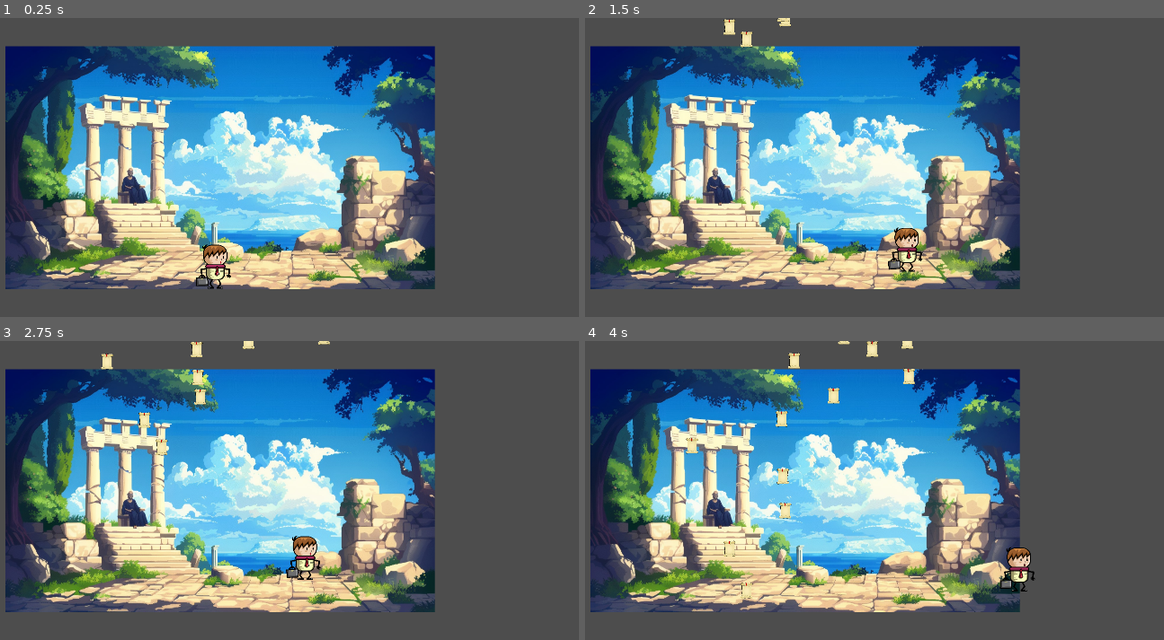
Above: before the commit, frames 1-4 (two rows, left to right).
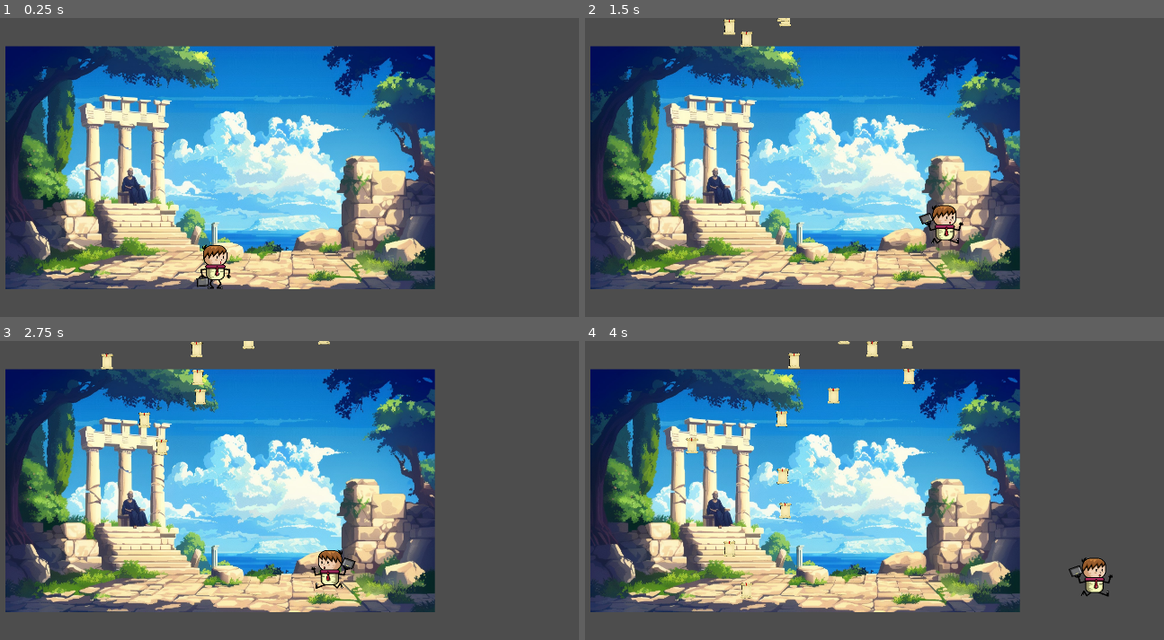
Above: after the commit, the same moments.

Repository: volkanogretmen/itp-godot-funovation
Game: Godot game, scene res://scenes/game.tscn
Two runs of this game, one before a commit and one after it. Both use one fixed random seed, a clock stepped at 60 frames per second and the inputs below.
Inputs:
- Up to frame 1 (0.25 s): no input
- Up to frame 2 (1.5 s): tap Enter (ui_accept) at 0.5, 0.6 s; hold Right (ui_right) from 0.53 s (still down); tap Space (jump, bound only after the commit) at 0.77, 0.8, 1.07, 1.35 s
- Up to frame 3 (2.75 s): tap Space (jump, bound only after the commit) at 1.52, 1.82, 2.3 s; tap Enter (ui_accept) at 1.55, 2.1 s; release Right (ui_right) at 2.03 s; hold Left (ui_left) from 2.03 s (still down)
- Up to frame 4 (4 s): release Left (ui_left) at 2.78 s; hold Right (ui_right) from 2.78 s (still down); tap Enter (ui_accept) at 2.85 s; tap Space (jump, bound only after the commit) at 3.02, 3.32, 3.6, 3.77 s

The runs differ from the first frame. In frame 1, 0.2% of the frame differs, in the area x 33-40%, y 75-91%; in frame 2, 1.0%; in frame 3, 1.0%; in frame 4, 1.1%, in the area x 71-92%, y 69-86%.

Commit message:
animaties

Diff:
--- a/Scenes/player.tscn
+++ b/Scenes/player.tscn
@@ -1,14 +1,44 @@
-[gd_scene load_steps=9 format=3 uid="uid://dylpg8vxeay4i"]
+[gd_scene load_steps=14 format=3 uid="uid://dylpg8vxeay4i"]
 
 [ext_resource type="Script" path="res://scripts/player.gd" id="1_hadjs"]
 [ext_resource type="Texture2D" uid="uid://cj8dbap450uy6" path="res://assets/standing/frame-3.png" id="1_yglvd"]
 [ext_resource type="Texture2D" uid="uid://coqheurglv528" path="res://assets/standing/frame-2.png" id="2_j58mc"]
+[ext_resource type="Texture2D" uid="uid://ji3hpvoakysf" path="res://assets/jumping/frame.png" id="2_y6men"]
 [ext_resource type="Texture2D" uid="uid://xn5aefsltfof" path="res://assets/standing/frame-4.png" id="3_n7cbp"]
+[ext_resource type="Texture2D" uid="uid://bcwtldk1kirlm" path="res://assets/running/frame-1.png" id="3_ylyxr"]
+[ext_resource type="Texture2D" uid="uid://0wq1b2l002bj" path="res://assets/running/frame-2.png" id="4_6b2q5"]
 [ext_resource type="Texture2D" uid="uid://8qc2taa6s7vd" path="res://assets/standing/frame-5.png" id="4_sade7"]
 [ext_resource type="Texture2D" uid="uid://cqktsakefuylv" path="res://assets/standing/frame-6.png" id="5_puok3"]
+[ext_resource type="Texture2D" uid="uid://npop7ja3ru1b" path="res://assets/running/frame-3.png" id="5_woybw"]
+[ext_resource type="Texture2D" uid="uid://cjihfkj5xb6ui" path="res://assets/running/frame-4.png" id="6_4n0kj"]
 
 [sub_resource type="SpriteFrames" id="SpriteFrames_bnrim"]
 animations = [{
+"frames": [{
+"duration": 1.0,
+"texture": ExtResource("2_y6men")
+}],
+"loop": true,
+"name": &"jump",
+"speed": 5.0
+}, {
+"frames": [{
+"duration": 1.0,
+"texture": ExtResource("3_ylyxr")
+}, {
+"duration": 1.0,
+"texture": ExtResource("4_6b2q5")
+}, {
+"duration": 1.0,
+"texture": ExtResource("5_woybw")
+}, {
+"duration": 1.0,
+"texture": ExtResource("6_4n0kj")
+}],
+"loop": true,
+"name": &"running",
+"speed": 10.0
+}, {
 "frames": [{
 "duration": 1.0,
 "texture": ExtResource("1_yglvd")
@@ -46,9 +76,8 @@
 position = Vector2(-4, -55)
 scale = Vector2(0.150155, 0.134972)
 sprite_frames = SubResource("SpriteFrames_bnrim")
-animation = &"standing"
+animation = &"jump"
 autoplay = "standing"
-frame_progress = 0.448015
 
 [node name="CollisionShape2D" type="CollisionShape2D" parent="."]
 position = Vector2(0, -55)
--- a/project.godot
+++ b/project.godot
@@ -19,3 +19,23 @@
 
 window/size/viewport_width=1920
 window/size/viewport_height=800
+
+[input]
+
+jump={
+"deadzone": 0.5,
+"events": [Object(InputEventKey,"resource_local_to_scene":false,"resource_name":"","device":-1,"window_id":0,"alt_pressed":false,"shift_pressed":false,"ctrl_pressed":false,"meta_pressed":false,"pressed":false,"keycode":0,"physical_keycode":32,"key_label":0,"unicode":32,"echo":false,"script":null)
+]
+}
+move_left={
+"deadzone": 0.5,
+"events": [Object(InputEventKey,"resource_local_to_scene":false,"resource_name":"","device":-1,"window_id":0,"alt_pressed":false,"shift_pressed":false,"ctrl_pressed":false,"meta_pressed":false,"pressed":false,"keycode":0,"physical_keycode":4194319,"key_label":0,"unicode":0,"echo":false,"script":null)
+, Object(InputEventKey,"resource_local_to_scene":false,"resource_name":"","device":-1,"window_id":0,"alt_pressed":false,"shift_pressed":false,"ctrl_pressed":false,"meta_pressed":false,"pressed":false,"keycode":0,"physical_keycode":65,"key_label":0,"unicode":97,"echo":false,"script":null)
+]
+}
+move_right={
+"deadzone": 0.5,
+"events": [Object(InputEventKey,"resource_local_to_scene":false,"resource_name":"","device":-1,"window_id":0,"alt_pressed":false,"shift_pressed":false,"ctrl_pressed":false,"meta_pressed":false,"pressed":false,"keycode":0,"physical_keycode":4194321,"key_label":0,"unicode":0,"echo":false,"script":null)
+, Object(InputEventKey,"resource_local_to_scene":false,"resource_name":"","device":-1,"window_id":0,"alt_pressed":false,"shift_pressed":false,"ctrl_pressed":false,"meta_pressed":false,"pressed":false,"keycode":0,"physical_keycode":68,"key_label":0,"unicode":100,"echo":false,"script":null)
+]
+}
--- a/scenes/doc.tscn
+++ /dev/null
@@ -1,15 +0,0 @@
-[gd_scene load_steps=3 format=3 uid="uid://dtdokg0vvuka4"]
-
-[ext_resource type="Texture2D" uid="uid://b670jim34qwed" path="res://images/document.jpeg" id="1_656va"]
-
-[sub_resource type="RectangleShape2D" id="RectangleShape2D_g6b47"]
-size = Vector2(1080, 1396)
-
-[node name="Doc" type="Area2D"]
-
-[node name="Sprite2D" type="Sprite2D" parent="."]
-texture = ExtResource("1_656va")
-
-[node name="CollisionShape2D" type="CollisionShape2D" parent="."]
-position = Vector2(0, 4)
-shape = SubResource("RectangleShape2D_g6b47")
--- a/scenes/game.tscn
+++ b/scenes/game.tscn
@@ -2,12 +2,16 @@
 
 [ext_resource type="PackedScene" uid="uid://dylpg8vxeay4i" path="res://scenes/player.tscn" id="1_iestt"]
 [ext_resource type="Texture2D" uid="uid://chkqhaivphbeo" path="res://images/background2.jpeg" id="1_k3ecp"]
-[ext_resource type="PackedScene" uid="uid://dnupid0tqus2t" path="res://scenes/document.tscn" id="3_ho5f8"]
+[ext_resource type="Script" path="res://scripts/game_manager.gd" id="1_wngho"]
 [ext_resource type="PackedScene" uid="uid://bpcg7hxkydfxv" path="res://scenes/spawner.tscn" id="4_muhjr"]
 
 [sub_resource type="WorldBoundaryShape2D" id="WorldBoundaryShape2D_eb3pg"]
 
 [node name="Game" type="Node2D"]
+
+[node name="GameManager" type="Node" parent="."]
+unique_name_in_owner = true
+script = ExtResource("1_wngho")
 
 [node name="Background2" type="Sprite2D" parent="."]
 position = Vector2(10, -327.5)
@@ -27,5 +31,4 @@
 
 [node name="Spawner" parent="." instance=ExtResource("4_muhjr")]
 position = Vector2(6, -642)
-document_scene = ExtResource("3_ho5f8")
 spawn_interval = 0.3
--- /dev/null
+++ b/scripts/game_manager.gd
@@ -0,0 +1,7 @@
+extends Node
+
+var score = 0
+
+func add_point():
+	score += 1
+	print(score)
--- a/scripts/player.gd
+++ b/scripts/player.gd
@@ -1,12 +1,13 @@
 extends CharacterBody2D
 
 
-const SPEED = 300.0
-const JUMP_VELOCITY = -400.0
+const SPEED = 400.0
+const JUMP_VELOCITY = -500.0
 
 # Get the gravity from the project settings to be synced with RigidBody nodes.
 var gravity: int = ProjectSettings.get_setting("physics/2d/default_gravity")
 
+@onready var animated_sprite: AnimatedSprite2D = $AnimatedSprite2D
 
 func _physics_process(delta: float) -> void:
 	# Add the gravity.
@@ -14,12 +15,28 @@
 		velocity.y += gravity * delta
 
 	# Handle Jump.
-	if Input.is_action_just_pressed("ui_accept") and is_on_floor():
+	if Input.is_action_just_pressed("jump") and is_on_floor():
 		velocity.y = JUMP_VELOCITY
 
-	# Get the input direction and handle the movement/deceleration.
-	# As good practice, you should replace UI actions with custom gameplay actions.
-	var direction := Input.get_axis("ui_left", "ui_right")
+	# Input direction: -1, 0, 1
+	var direction := Input.get_axis("move_left", "move_right")
+
+	# Flip sprite
+	if direction > 0:
+		animated_sprite.flip_h = false
+	elif direction < 0:
+		animated_sprite.flip_h = true
+
+	# Play animations
+	if is_on_floor():
+		if direction == 0:
+			animated_sprite.play("standing")
+		else:
+			animated_sprite.play("running")
+	else:
+		animated_sprite.play("jump")
+
+	# Apply movement
 	if direction:
 		velocity.x = direction * SPEED
 	else:
--- a/scripts/spawner.gd
+++ b/scripts/spawner.gd
@@ -1,11 +1,14 @@
 extends Node2D
 
 # Path to the document scene
-@export var document_scene: PackedScene
+var document_scene = preload("res://scenes/document.tscn") as PackedScene
 # Time between spawns
 @export var spawn_interval: float = 1.0
 # Area within which to spawn documents
 @export var spawn_area: Vector2 = Vector2(800, 100)
+
+# Toevoegen in document script
+@onready var game_manager = %GameManager
 
 var _timer: float = 0.0
 
Binary file added: assets/jumping/frame.png
Not shown, added: assets/jumping/frame.png.import
Binary file added: assets/running/frame-1.png
Not shown, added: assets/running/frame-1.png.import
Binary file added: assets/running/frame-2.png
Not shown, added: assets/running/frame-2.png.import
Binary file added: assets/running/frame-3.png
Not shown, added: assets/running/frame-3.png.import
Binary file added: assets/running/frame-4.png
Not shown, added: assets/running/frame-4.png.import
